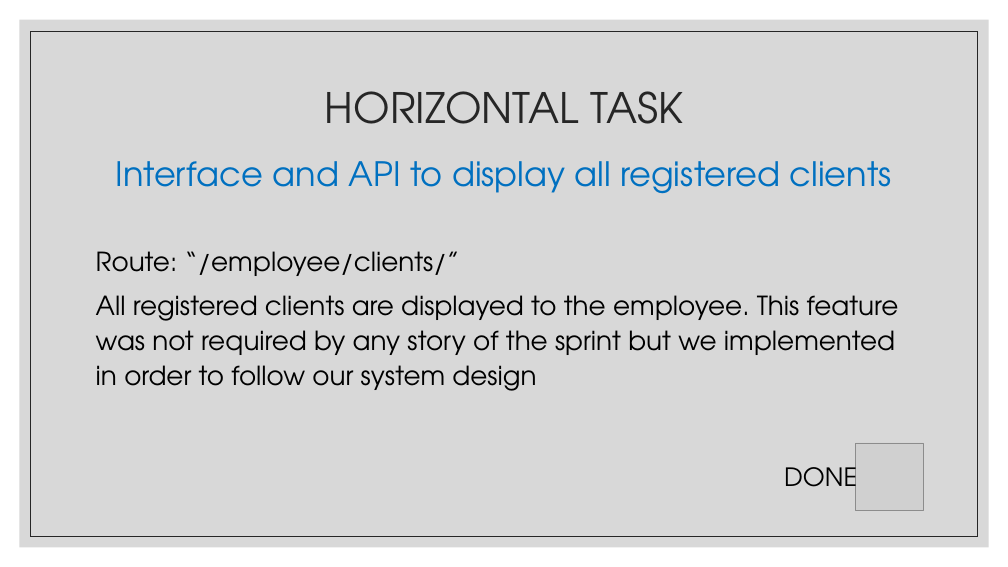
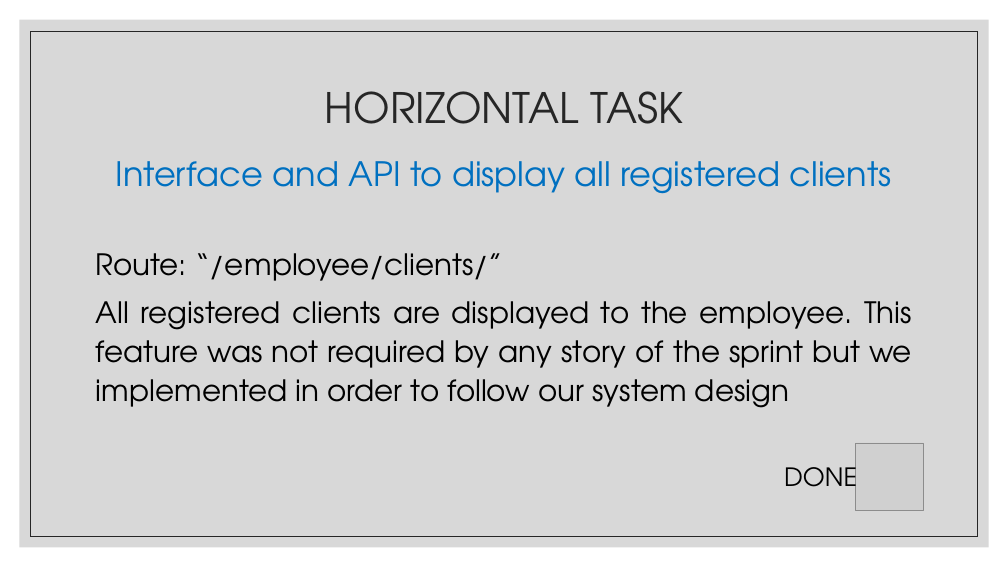
Before and after one commit to se2-p02/spg, a slide deck: slide 3 of presentations/SPG_spint1_presentation.pptx. Drawn at 1008x567 pixels with LibreOffice and Linux fonts; fonts in the diff are those of the drawing; grey boxes stand for pictures. Boxes give left, top, right and bottom in pixels: in the first picture for what was removed or moved away, otherwise in the second. Text is boxed around its words. In the diff, an @@ line names an element or a change of style, - is before the commit and + after.

```diff
--- a/presentations/SPG_spint1_presentation.pptx
+++ b/presentations/SPG_spint1_presentation.pptx
@@ text "Route: “/employee/clients/”" at (96,253,912,408): size 25 to 28 pt; alignment left to justified @@
```
Also in this commit, not shown: 6 other slides changed, 1 slide added.
